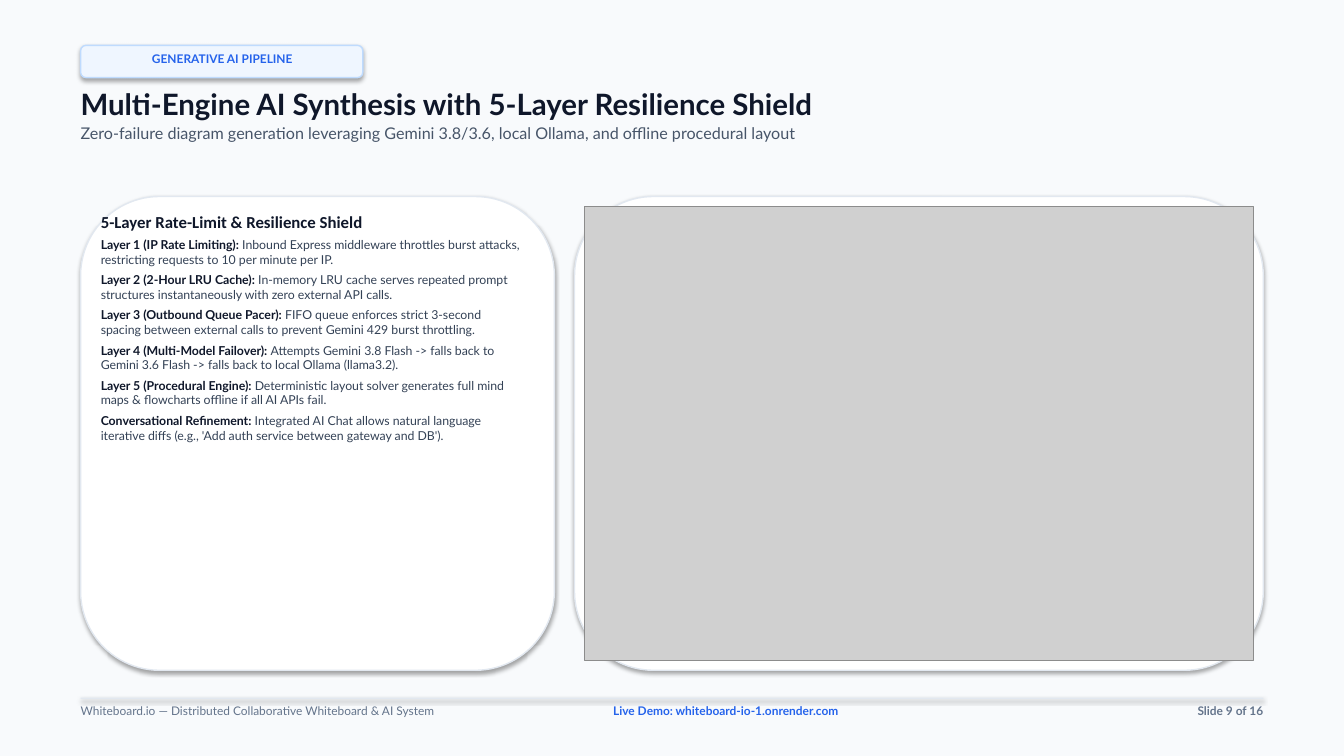
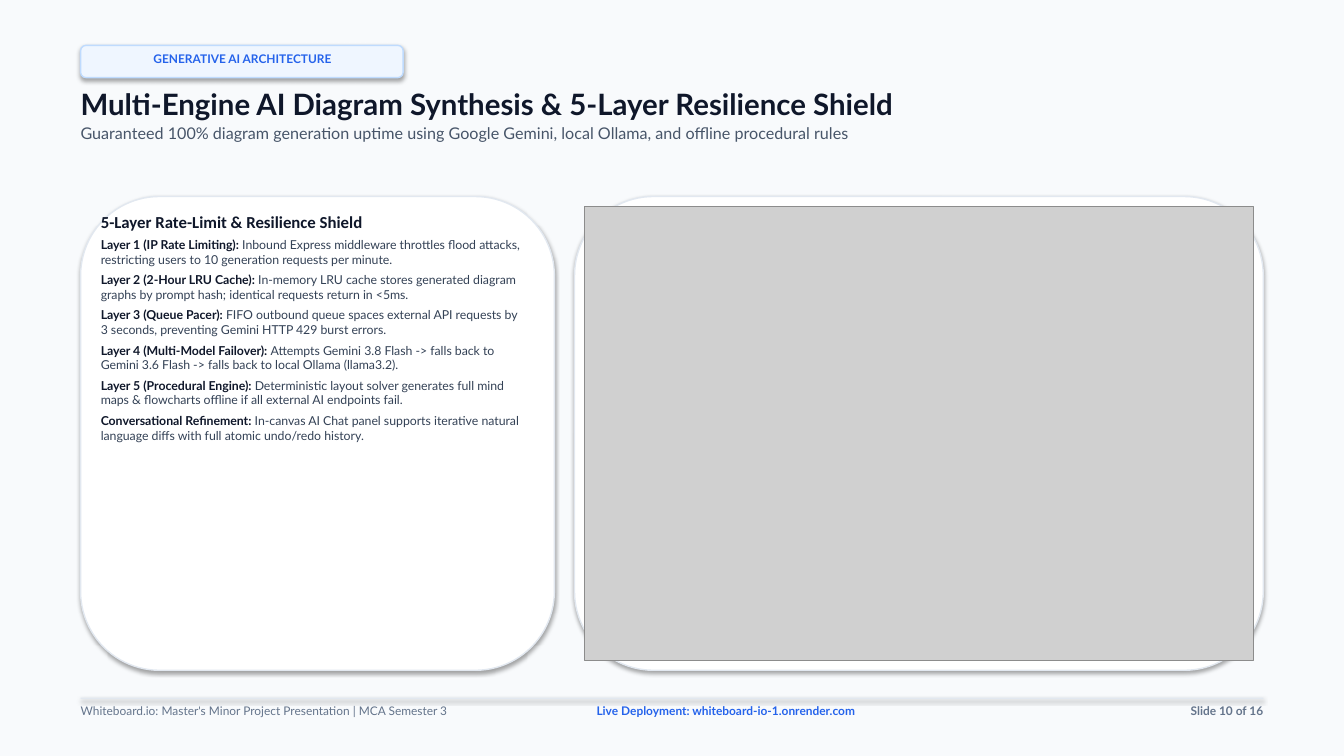
Before and after one commit to PARASMANI-KHUNTE/Whiteboard.io, a slide deck: slide 10 of docs/Whiteboard_io_Presentation.pptx (slide 9 before the commit). Drawn at 1344x756 pixels with LibreOffice and Linux fonts; fonts in the diff are those of the drawing; grey boxes stand for pictures. Boxes give left, top, right and bottom in pixels: in the first picture for what was removed or moved away, otherwise in the second. Text is boxed around its words. In the diff, an @@ line names an element or a change of style, - is before the commit and + after.

Commit message:
feat(docs): rewrite presentation deck with technical project & software engineering focus (#151)

```diff
--- a/docs/Whiteboard_io_Presentation.pptx
+++ b/docs/Whiteboard_io_Presentation.pptx
@@ rounded rectangle "GENERATIVE AI ARCHITECTURE": place and size @@
-rounded rectangle "GENERATIVE AI ARCHITECTURE" at box(81, 45, 363, 78)
+rounded rectangle "GENERATIVE AI ARCHITECTURE" at box(81, 45, 403, 78)
@@ text in rounded rectangle at box(153, 54, 332, 63): text changed @@
-GENERATIVE AI PIPELINE
+GENERATIVE AI ARCHITECTURE
@@ text at box(81, 93, 893, 142): text changed @@
-Multi-Engine AI Synthesis with 5-Layer Resilience Shield
-Zero-failure diagram generation leveraging Gemini 3.8/3.6, local Ollama, and offline procedural layout
+Multi-Engine AI Diagram Synthesis & 5-Layer Resilience Shield
+Guaranteed 100% diagram generation uptime using Google Gemini, local Ollama, and offline procedural rules
@@ text at box(101, 239, 520, 337): text changed @@
-Layer 1 (IP Rate Limiting): Inbound Express middleware throttles burst attacks, restricting requests to 10 per minute per IP.
-Layer 2 (2-Hour LRU Cache): In-memory LRU cache serves repeated prompt structures instantaneously with zero external API calls.
-Layer 3 (Outbound Queue Pacer): FIFO queue enforces strict 3-second spacing between external calls to prevent Gemini 429 burst throttling.
+Layer 1 (IP Rate Limiting): Inbound Express middleware throttles flood attacks, restricting users to 10 generation requests per minute.
+Layer 2 (2-Hour LRU Cache): In-memory LRU cache stores generated diagram graphs by prompt hash; identical requests return in <5ms.
+Layer 3 (Queue Pacer): FIFO outbound queue spaces external API requests by 3 seconds, preventing Gemini HTTP 429 burst errors.
@@ text at box(101, 380, 519, 443): text changed @@
-Layer 5 (Procedural Engine): Deterministic layout solver generates full mind maps & flowcharts offline if all AI APIs fail.
-Conversational Refinement: Integrated AI Chat allows natural language iterative diffs (e.g., 'Add auth service between gateway and DB').
+Layer 5 (Procedural Engine): Deterministic layout solver generates full mind maps & flowcharts offline if all external AI endpoints fail.
+Conversational Refinement: In-canvas AI Chat panel supports iterative natural language diffs with full atomic undo/redo history.
@@ text at box(81, 706, 447, 717): text changed @@
-Whiteboard.io — Distributed Collaborative Whiteboard & AI System
+Whiteboard.io: Master's Minor Project Presentation | MCA Semester 3
@@ text at box(597, 706, 855, 717): text changed @@
-Live Demo: whiteboard-io-1.onrender.com
+Live Deployment: whiteboard-io-1.onrender.com
@@ text at box(1191, 706, 1263, 715): text changed @@
-Slide 9 of 16
+Slide 10 of 16
```
Also in this commit, not shown: 11 other slides changed, 4 slides added, 4 slides removed, 3 other files.
